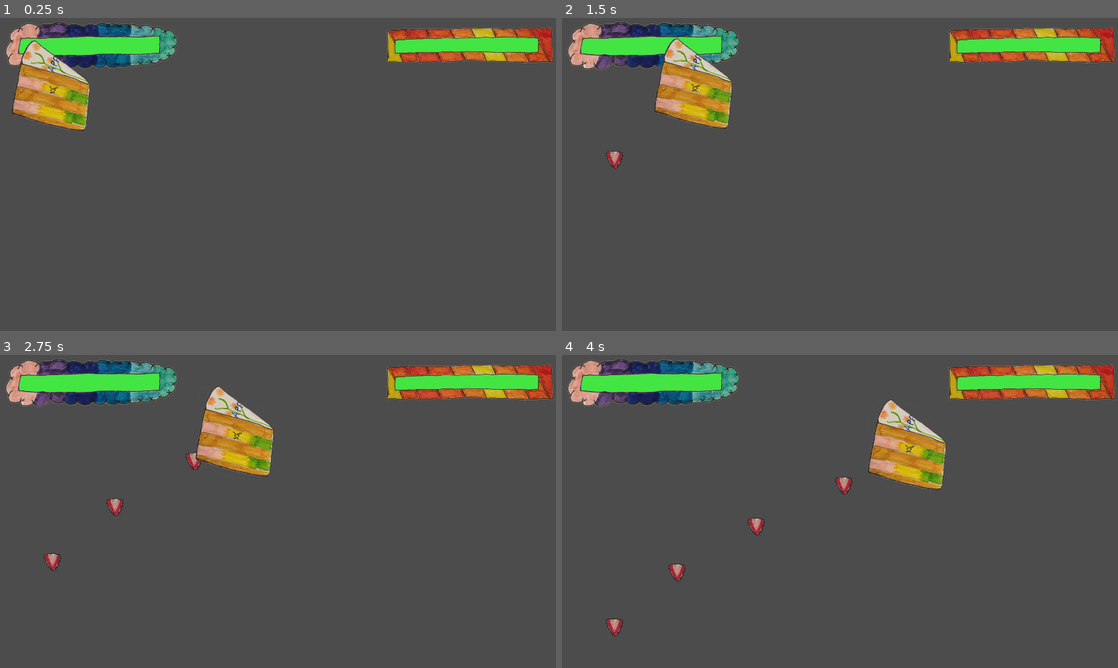
Above: before the commit, frames 1-4 (two rows, left to right).
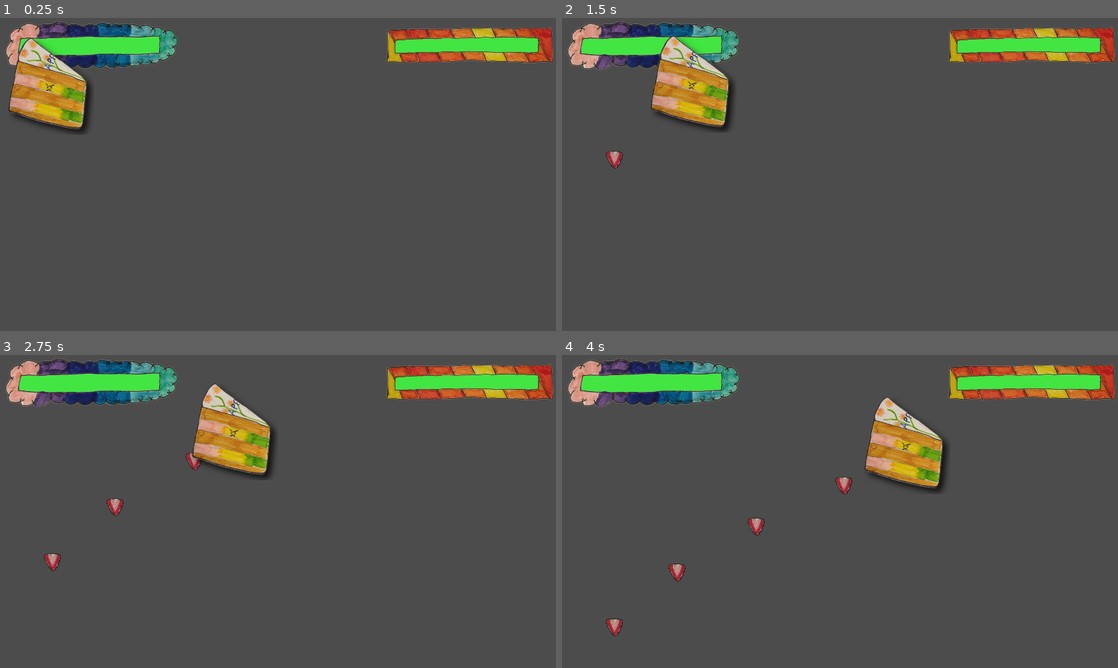
Above: after the commit, the same moments.

Repository: sdt/cake-invaders
Game: Godot game, scene res://Level4.tscn
Two runs of this game, one before a commit and one after it. Both use one fixed random seed, a clock stepped at 60 frames per second and the inputs below. This scene is started directly instead of the project's main scene.
Inputs:
- Up to frame 1 (0.25 s): no input
- Up to frame 2 (1.5 s): hold Right 0.53-1.28 s; tap Space at 0.77 s; hold Left from 1.28 s (still down)
- Up to frame 3 (2.75 s): tap Space at 1.52 s; release Left at 2.03 s; hold Right from 2.03 s (still down)
- Up to frame 4 (4 s): tap Space at 3.02, 3.77 s; release Right at 3.53 s; hold Left from 3.53 s (still down)

The runs differ from the first frame. In frame 1, 1.8% of the frame differs, in the area x 1-17%, y 6-37%; in frame 2, 1.8%, in the area x 16-31%, y 5-37%; in frame 3, 1.8%; in frame 4, 1.8%.
Error in both runs: Invalid call. Nonexistent function 'setMessage' in base 'Nil'. (res://GameLevel.gd:17)

Commit message:
Drop shadow level 4 cake slice

Diff:
--- a/CakeSlice.tscn
+++ b/CakeSlice.tscn
@@ -14,4 +14,4 @@
 collision_mask = 2
 
 [node name="CollisionPolygon2D" type="CollisionPolygon2D" parent="Area2D"]
-polygon = PoolVector2Array( -136.425, 91.5748, -102.649, -82.2901, -69.4263, -155.38, -54.4761, -160.917, 133.785, -15.8449, 119.943, 158.574, 118.835, 156.913, -17.9313, 135.872 )
+polygon = PoolVector2Array( -146.617, 88.0545, -113.487, -94.7772, -84.0373, -157.971, -68.0856, -165.333, 122.722, -16.0319, 113.519, 131.829, 93.8861, 150.234, -19.0033, 127.534 )
Binary file changed: CakeSlice.png
